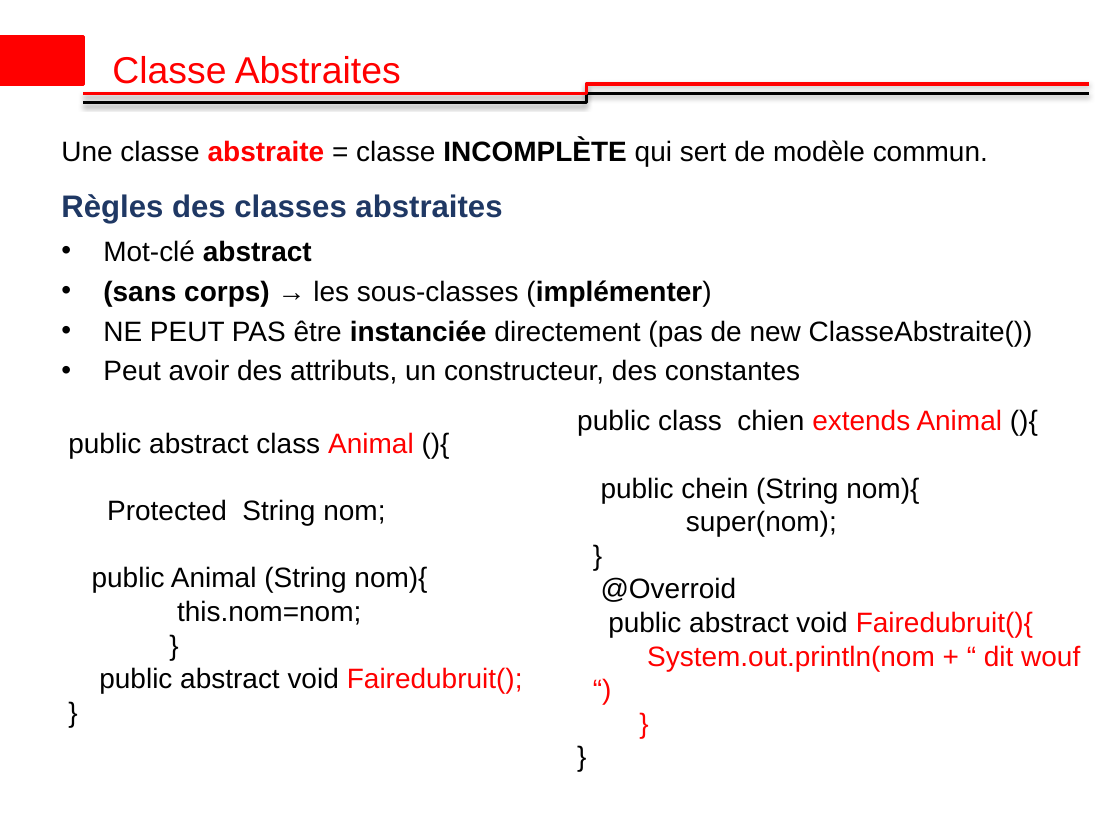
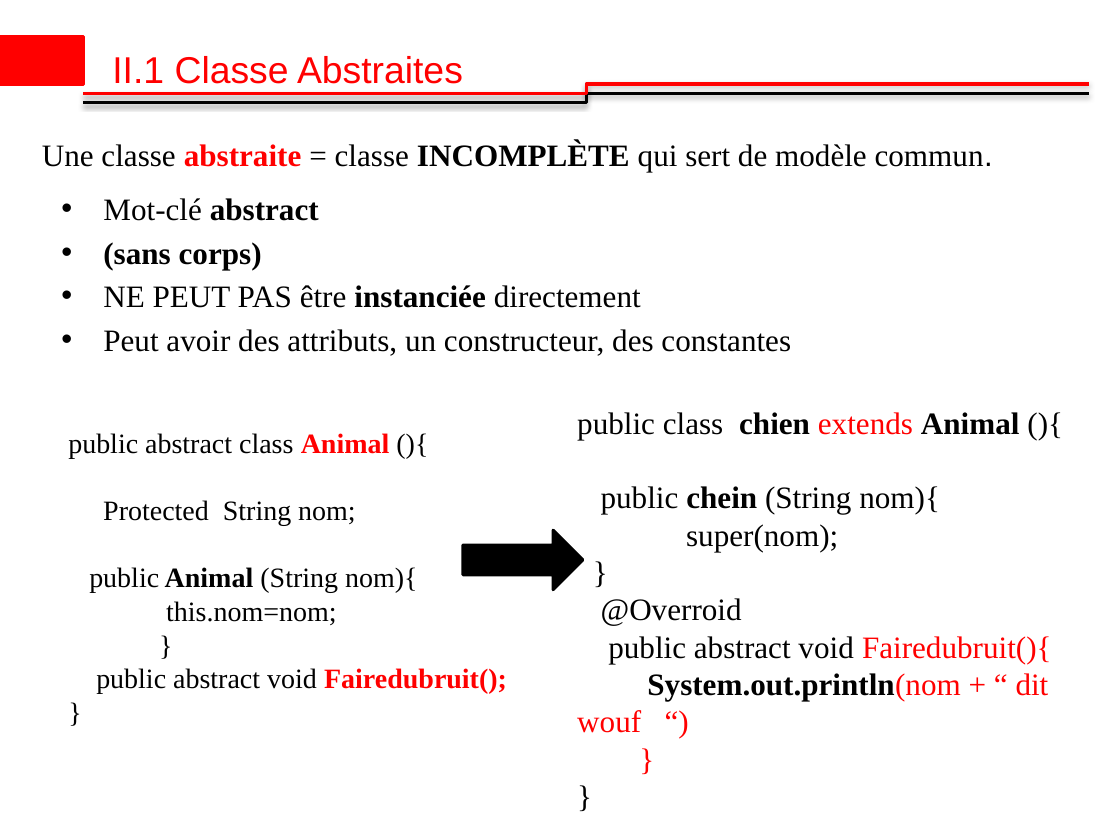
Before and after one commit to ibrahimsava/Osis-training-in-java, a slide deck: slide 4 of Osis_Presentation_Ibrahim_SAVADOGO_2 [Autosaved].pptx. Drawn at 1120x840 pixels with LibreOffice and Linux fonts; fonts in the diff are those of the drawing; background and template pictures are left out. Boxes give left, top, right and bottom in pixels: in the first picture for what was removed or moved away, otherwise in the second. Text is boxed around its words. In the diff, an @@ line names an element or a change of style, - is before the commit and + after.

```diff
--- a/Osis_Presentation_Ibrahim_SAVADOGO_2 [Autosaved].pptx
+++ b/Osis_Presentation_Ibrahim_SAVADOGO_2 [Autosaved].pptx
@@ text at bbox=[112, 56, 463, 84]: text changed @@
-Classe Abstraites
+II.1 Classe Abstraites
@@ text "Une classe abstraite = classe ...": place and size @@
-text "Une classe abstraite = classe ..." at bbox=[61, 139, 988, 166]
+text "Une classe abstraite = classe ..." at bbox=[42, 142, 993, 172]
@@ text "Une classe abstraite = classe ..." at bbox=[42, 142, 993, 172]: size 18 to 20 pt, font Arial to Times New Roman @@
@@ text at bbox=[61, 194, 502, 224]: paragraph removed @@
-Règles des classes abstraites
@@ text at bbox=[103, 198, 791, 356]: size 18 to 20 pt, font Arial to Times New Roman in "Mot-clé abstract", "Peut avoir des attributs, un constructeur, des ..." @@
@@ text at bbox=[103, 242, 641, 308]: text changed; size 18 to 20 pt; font Arial to Times New Roman @@
-• (sans corps) → les sous-classes (implémenter)
-• NE PEUT PAS être instanciée directement (pas de new ClasseAbstraite())
+• (sans corps)
+• NE PEUT PAS être instanciée directement
@@ text "public class chien extends Animal ..." at bbox=[577, 412, 1052, 733]: size 18 to 20 pt, font Arial to Times New Roman; text colour #FF0000 to #000000 in "Animal", "System.out.println(nom"; bold on in "chien Animal", "chein", "System.out.println(nom" @@
@@ text "public abstract class Animal (){" at bbox=[68, 433, 507, 694]: font Arial to Times New Roman; bold on in "Animal", "Animal", "Fairedubruit();" @@
@@ right arrow added at bbox=[463, 530, 582, 589], fill #000000, outline #000000 2 pt @@
```
Also in this commit, not shown: 6 other slides changed, 3 slides added, 2 slides removed, 1 other file.
